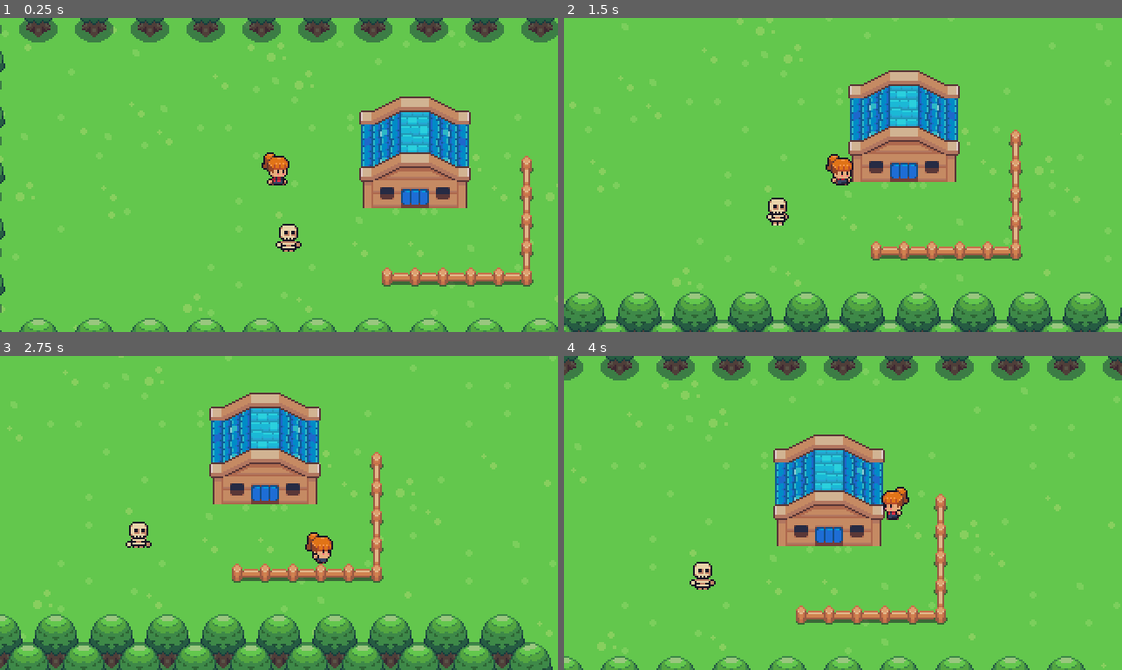
Above: before the commit, frames 1-4 (two rows, left to right).
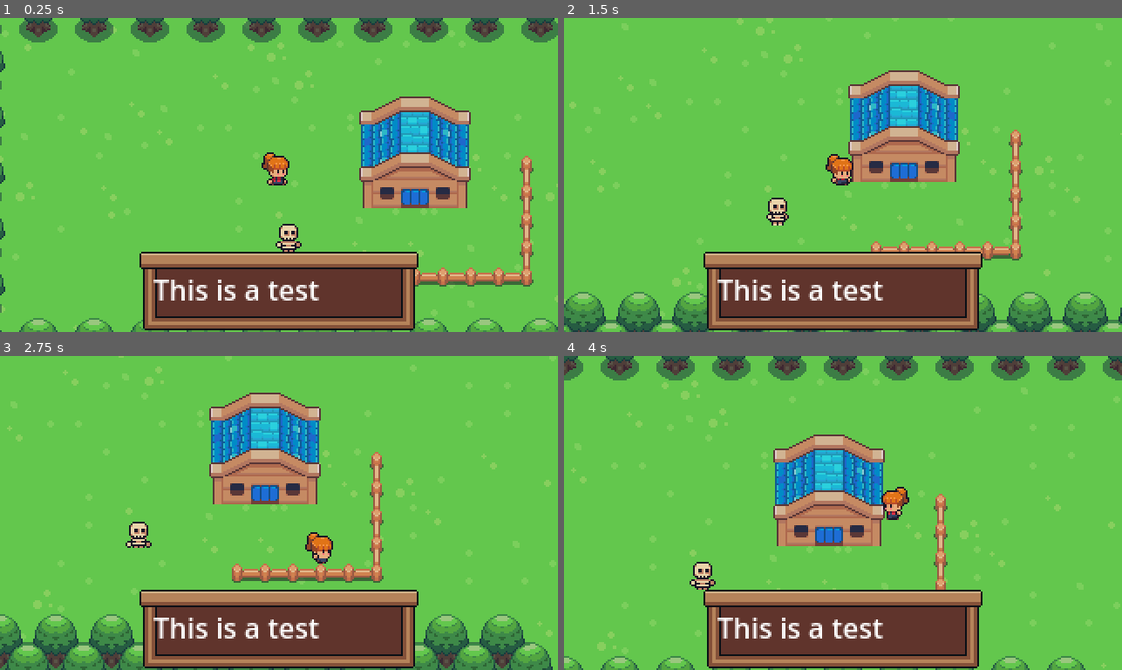
Above: after the commit, the same moments.

Repository: alessioCS/godot-topdown-experiments
Game: Godot game, scene res://map.tscn
The game is run twice, just before and just after one commit, with the same random seed, the same clock (stepped at 60 frames per second) and the same inputs.
Inputs:
- Up to frame 1 (0.25 s): no input
- Up to frame 2 (1.5 s): hold D (right) 0.53-1.28 s; hold Shift (run) 0.53-1.28 s; hold S (down) from 1.28 s (still down); tap Shift (run) at 1.35 s
- Up to frame 3 (2.75 s): release S (down) at 2.03 s; hold D (right) from 2.03 s (still down); hold Shift (run) from 2.03 s (still down)
- Up to frame 4 (4 s): release D (right) at 2.78 s; release Shift (run) at 2.78 s; hold W (up) 2.78-3.53 s; tap Shift (run) at 2.85 s; hold A (left) from 3.53 s (still down); hold Shift (run) from 3.53 s (still down)

The runs differ from the first frame. In frame 1, 12% of the frame differs, in the area x 25-75%, y 74-100%; in frame 2, 12%; in frame 3, 12%; in frame 4, 12%.

Commit message:
dialog box additions

Diff:
--- /dev/null
+++ b/dialog_box.tscn
@@ -0,0 +1,49 @@
+[gd_scene load_steps=2 format=3 uid="uid://cxfxnwcru3vv8"]
+
+[ext_resource type="Texture2D" uid="uid://0gaeqns1fx3r" path="res://GUI.png" id="1_hwgul"]
+
+[node name="dialog_box" type="CanvasLayer"]
+
+[node name="MarginContainer" type="MarginContainer" parent="."]
+anchors_preset = 15
+anchor_right = 1.0
+anchor_bottom = 1.0
+grow_horizontal = 2
+grow_vertical = 2
+
+[node name="VBoxContainer" type="VBoxContainer" parent="MarginContainer"]
+layout_mode = 2
+size_flags_horizontal = 4
+size_flags_vertical = 8
+
+[node name="HBoxContainer" type="HBoxContainer" parent="MarginContainer/VBoxContainer"]
+layout_mode = 2
+size_flags_horizontal = 4
+size_flags_vertical = 4
+
+[node name="NinePatchRect" type="NinePatchRect" parent="MarginContainer/VBoxContainer/HBoxContainer"]
+custom_minimum_size = Vector2(160, 48)
+layout_mode = 2
+texture = ExtResource("1_hwgul")
+region_rect = Rect2(48, 0, 48, 48)
+patch_margin_left = 16
+patch_margin_top = 16
+patch_margin_right = 16
+patch_margin_bottom = 16
+
+[node name="MarginContainer" type="MarginContainer" parent="MarginContainer/VBoxContainer/HBoxContainer/NinePatchRect"]
+layout_mode = 1
+anchors_preset = 15
+anchor_right = 1.0
+anchor_bottom = 1.0
+grow_horizontal = 2
+grow_vertical = 2
+theme_override_constants/margin_left = 8
+theme_override_constants/margin_top = 12
+theme_override_constants/margin_right = 8
+theme_override_constants/margin_bottom = 8
+
+[node name="dialog_text" type="RichTextLabel" parent="MarginContainer/VBoxContainer/HBoxContainer/NinePatchRect/MarginContainer"]
+layout_mode = 2
+text = "This is a test"
+scroll_active = false
--- a/map.tscn
+++ b/map.tscn
@@ -1,6 +1,7 @@
-[gd_scene load_steps=6 format=4 uid="uid://ca27q4ww7wetr"]
+[gd_scene load_steps=7 format=4 uid="uid://ca27q4ww7wetr"]
 
 [ext_resource type="PackedScene" uid="uid://b46b1ai203y1k" path="res://player/player.tscn" id="1_c7s6e"]
+[ext_resource type="PackedScene" uid="uid://cxfxnwcru3vv8" path="res://dialog_box.tscn" id="1_iw27f"]
 [ext_resource type="TileSet" uid="uid://hxe55worqdg5" path="res://flags.tres" id="2_urblq"]
 [ext_resource type="TileSet" uid="uid://bw4jbm3tndg8h" path="res://world_tileset.tres" id="2_wijl4"]
 [ext_resource type="PackedScene" uid="uid://bv7dxupsdaug" path="res://npcs/npc_skelly.tscn" id="3_e0an3"]
@@ -8,6 +9,8 @@
 
 [node name="Node2D" type="Node2D"]
 y_sort_enabled = true
+
+[node name="dialog_box" parent="." instance=ExtResource("1_iw27f")]
 
 [node name="ground" type="TileMapLayer" parent="." groups=["Ground"]]
 tile_map_data = PackedByteArray("AAABAAMAAAACAAEAAAABAAQAAAACAAIAAAABAAUAAAACAAMAAAABAAYAAAADAAIAAAABAAcAAAACAAEAAAABAA …(5968 unchanged characters)…
Binary file added: GUI.png
Not shown, added: GUI.png.import
